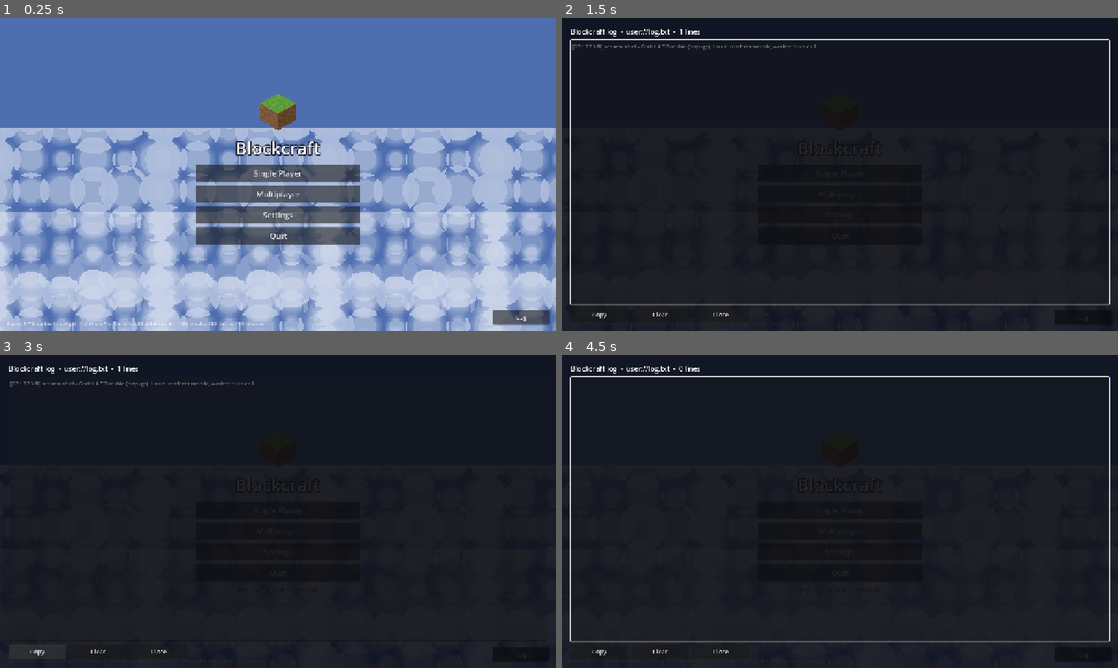
Above: before the commit, frames 1-4 (two rows, left to right).
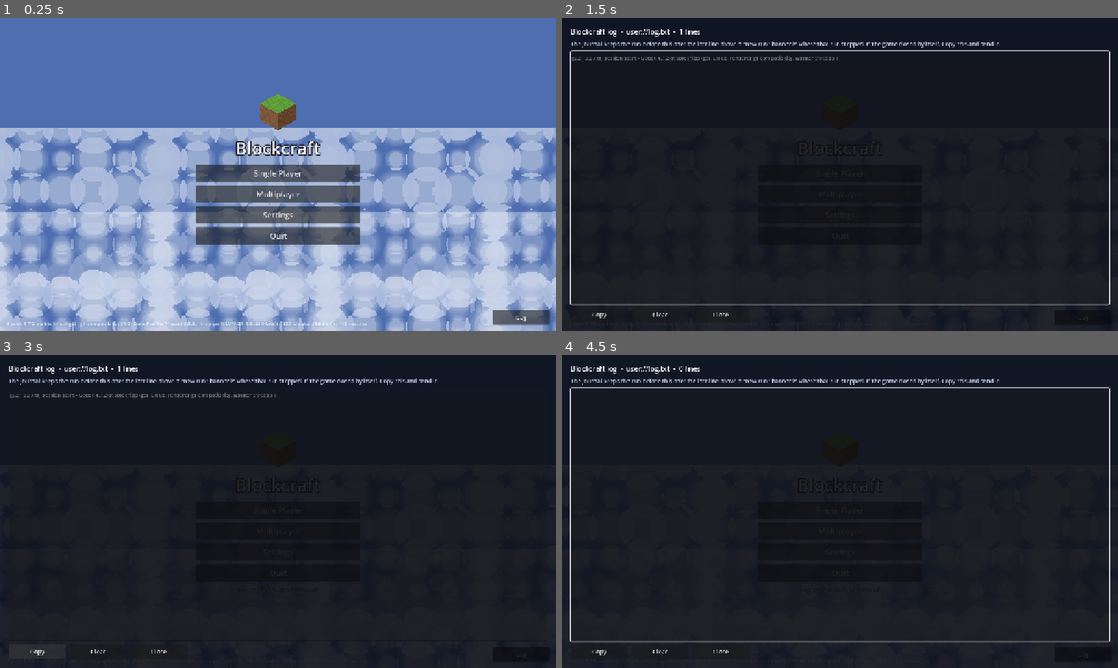
Above: after the commit, the same moments.

Repository: anrandaniel2/Minecraft
Game: Godot game, scene res://scenes/main_menu.tscn
Two runs of this game, one before a commit and one after it. Both use one fixed random seed, a clock stepped at 60 frames per second and the inputs below.
Inputs:
- Up to frame 1 (0.25 s): no input
- Up to frame 2 (1.5 s): click "Log" at 0.5 s; click "Single Player" at 1.25 s
- Up to frame 3 (3 s): click "Single Player" at 2 s; click "Copy" at 2.75 s
- Up to frame 4 (4.5 s): click "Clear" at 3.5 s; click "Multiplayer" at 4.25 s

The runs differ from the first frame. In frame 1, 0.2% of the frame differs, in the area x 14-66%, y 96-99%; in frame 2, 1.9%, in the area x 1-99%, y 6-14%; in frame 3, 1.0%; in frame 4, 1.4%.

Commit message:
Ship the OpenGL backend, and boot a packaged world the way a player does
The crash on the phone cannot be reproduced here, so this takes away the driver
that can be blamed for it and makes the next report readable.

* The build is the Compatibility renderer (OpenGL ES 3) now, not "mobile"
  (Vulkan). A phone whose Vulkan driver cannot create a device never draws a
  frame - from the launcher's point of view the app blinks and closes - and the
  engine has nothing left to fall back to once the project itself asked for
  Vulkan. OpenGL ES 3 has been required on Android since API 24, every driver
  implements it, and nothing this game draws needs more: chunk meshes, the atlas
  shaders, the unshaded sky dome and the particles all work here, and SDFGI,
  SSAO, screen-space reflections and volumetric fog are switched off anyway.
  Going back is one line in project.godot. As a side effect the APK no longer
  needs Vulkan in its manifest and its minimum SDK drops back to 24.
* The menu prints the renderer, the driver and the GPU it came up on, so a
  screenshot of the main menu answers the question a phone otherwise cannot.
* The journal marks the seam between runs. Android kills a process without
  letting it say goodbye, so the journal does not claim a run ended badly - it
  just makes the boundary obvious: the last line above the banner is where the
  previous run stopped. The log viewer says so next to the Copy button.
* The export smoke test could never actually reach a world: an exported binary
  refuses a scene path on the command line ("this Godot binary was compiled
  without support for path overrides"), so the packaged run aborted before the
  game started and only ever proved that the main menu boots. It now asks the
  menu for a world with `-- --blockcraft-world=new`, which goes through exactly
  the calls the Create World button uses - the path that crashed on the phone -
  and then asserts `step: world ready`.
* The APK is checked for the renderer its packed settings ask for, and every CI
  boot failure prints the tail of its log instead of "exit code 1" with nothing
  behind it.

Co-authored-by: arena-agent <297053741+arena-agent@users.noreply.github.com>

Diff:
--- a/project.godot
+++ b/project.godot
@@ -46,14 +46,21 @@
 
 [rendering]
 
-; The "mobile" renderer (Vulkan) everywhere, which is what a phone wants.
+; Compatibility renderer (OpenGL ES 3 on Android) everywhere.
 ;
-; Android only: if the Vulkan device cannot be created, this lets the
-; DisplayServer fall back to OpenGL 3 instead of aborting the process. It is the
-; engine default; it is written out here so nobody removes the safety net.
-renderer/rendering_method="mobile"
-renderer/rendering_method.mobile="mobile"
-rendering_device/fallback_to_opengl3=true
+; It is the backend with the widest driver support in the engine and the only
+; one that needs no Vulkan driver on the device at all, which is what this game
+; has to survive on: a phone that is not ours, with a driver that may be years
+; old or half-implemented. Everything the game draws is supported here (chunk
+; meshes, the atlas shaders, the unshaded sky dome and particles); the features
+; it cannot do - SDFGI, SSAO, screen-space reflections, volumetric fog, compute
+; - are all switched off anyway.
+;
+; To go back to Vulkan, set both lines below to "mobile". Whichever one is
+; active is printed at boot ("Blockcraft: renderer=... workers=... - menu
+; ready") and under the main menu title, so a phone screenshot says which.
+renderer/rendering_method="gl_compatibility"
+renderer/rendering_method.mobile="gl_compatibility"
 ; Android needs ETC2/ASTC; desktop keeps its smaller formats.
 textures/vram_compression/import_etc2_astc=true
 textures/canvas_textures/default_texture_filter=0
--- a/scripts/core/game_log.gd
+++ b/scripts/core/game_log.gd
@@ -14,6 +14,12 @@
 const PATH: String = "user://log.txt"
 const MAX_BYTES: int = 128 * 1024
 const MAX_LINES: int = 400
+
+## Written between the carried-over lines and this run's first line. Android
+## kills a process without giving it a chance to say goodbye, so the journal
+## never claims a run ended badly - it just marks the seam, because the line
+## directly above this banner is where the previous run stopped.
+const RUN_BANNER: String = "--- new run (everything above this line is the run before it) ---"
 
 var _lines: PackedStringArray = PackedStringArray()
 var _file: FileAccess
@@ -45,6 +51,8 @@
 	if previous.size() > MAX_LINES:
 		previous = previous.slice(previous.size() - MAX_LINES)
 	_lines = previous
+	if _lines.size() > 0:
+		_lines.append(RUN_BANNER)
 	for line in _lines:
 		_file.store_line(line)
 	_file.flush()
--- a/scripts/core/main_menu.gd
+++ b/scripts/core/main_menu.gd
@@ -48,18 +48,73 @@
 	# the same line because a pool with no threads freezes a phone hard enough
 	# for Android to kill the game (see threading/worker_pool/max_threads).
 	print("Blockcraft: renderer=%s workers=%d - menu ready" % [
-		renderer_label(), GameLog.worker_thread_count()])
-
-
-## The rendering backend and GPU this build actually came up on. Phones have no
-## console, so the menu shows it: it is the quickest way to tell which driver a
-## device picked when something looks or behaves wrong.
+		renderer_method(), GameLog.worker_thread_count()])
+	print("Blockcraft: display %s | os %s %s" % [
+		renderer_label(), OS.get_name(), OS.get_version()])
+	_handle_launch_args()
+
+
+## Which backend the packed settings ask for. Kept separate from
+## [method renderer_label] because this is the string the export smoke test
+## greps for, and a raw "gl_compatibility" is much easier to assert on than a
+## sentence with a driver version in it.
+static func renderer_method() -> String:
+	return str(ProjectSettings.get_setting("rendering/renderer/rendering_method", "?"))
+
+
+## The rendering backend, the driver behind it and the GPU this build actually
+## came up on. Phones have no console, so the menu shows it: it is the quickest
+## way to tell which driver a device picked when something looks or behaves
+## wrong.
 static func renderer_label() -> String:
-	var method: String = str(ProjectSettings.get_setting("rendering/renderer/rendering_method", "?"))
-	var version: String = RenderingServer.get_video_adapter_api_version()
-	if version.is_empty():
+	var method: String = renderer_method()
+	var parts := PackedStringArray()
+	var api: String = RenderingServer.get_video_adapter_api_version()
+	var gpu: String = RenderingServer.get_video_adapter_name()
+	if not api.is_empty():
+		parts.append(api)
+	if not gpu.is_empty():
+		parts.append(gpu)
+	if parts.is_empty():
 		return method
-	return "%s (%s)" % [version, method]
+	return "%s (%s)" % [method, ", ".join(parts)]
+
+
+## Command line requests, so a packaged build can be driven without a human.
+##
+## Exported release templates are compiled without command line path overrides,
+## so an exported game refuses a scene path as an argument ("Scene path was
+## specified on the command line, but this Godot binary was compiled without
+## support for path overrides"). The export smoke test therefore asks for a
+## world the way a player would, through this menu:
+##
+##     blockcraft.x86_64 --headless --quit-after 900 -- --blockcraft-world=new
+##
+## `new` creates a world and opens it; `first` opens the most recently played
+## one. Both go through exactly the same calls the buttons use, so a packaged
+## world boot is exercised and not a shortcut around it.
+func _handle_launch_args() -> void:
+	var request: String = ""
+	for arg in OS.get_cmdline_user_args():
+		if arg.begins_with("--blockcraft-world="):
+			request = arg.substr("--blockcraft-world=".length()).strip_edges().to_lower()
+	if request.is_empty():
+		return
+	GameLog.step("menu: launch request '%s'" % request)
+	var meta: Dictionary = {}
+	var is_new: bool = request == "new"
+	if is_new:
+		meta = SaveManager.create_world("CI World", SaveManager.random_seed(), "survival",
+			{"day_time": 0.32, "weather": "clear"})
+	else:
+		var worlds: Array = SaveManager.list_worlds()
+		if worlds.is_empty():
+			meta = SaveManager.create_world("CI World", SaveManager.random_seed(), "survival",
+				{"day_time": 0.32, "weather": "clear"})
+			is_new = true
+		else:
+			meta = worlds[0]
+	call_deferred("_start_world", meta, is_new)
 
 
 func _build_background() -> void:
@@ -215,6 +270,15 @@
 	title.text = "Blockcraft log  -  %s  -  %d lines" % [GameLog.PATH, GameLog.line_count()]
 	title.add_theme_font_size_override("font_size", 16)
 	box.add_child(title)
+
+	var hint := Label.new()
+	hint.text = ("The journal keeps the run before this one: the last line above a "
+		+ "\"new run\" banner is where that run stopped. If the game closed by itself, "
+		+ "Copy this and send it.")
+	hint.add_theme_font_size_override("font_size", 13)
+	hint.add_theme_color_override("font_color", Color(0.75, 0.8, 0.88))
+	hint.autowrap_mode = TextServer.AUTOWRAP_WORD_SMART
+	box.add_child(hint)
 
 	var view := TextEdit.new()
 	view.name = "Text"
--- a/tests/smoke_test.gd
+++ b/tests/smoke_test.gd
@@ -193,7 +193,10 @@
 ## The settings a build can get wrong without any script ever failing: a worker
 ## pool with no threads (threading/worker_pool/max_threads = 0) runs every chunk
 ## generation, mesh and shader compilation on the main thread, which froze the
-## game on a phone until Android killed it as "not responding".
+## game on a phone until Android killed it as "not responding"; a Vulkan-only
+## renderer on a phone with a half-implemented Vulkan driver; and .json files
+## left out of the pack, because "export all resources" does not classify them
+## as resources.
 func _test_startup_config() -> void:
 	print("- startup configuration")
 	var requested: int = int(ProjectSettings.get_setting("threading/worker_pool/max_threads", -1))
@@ -202,10 +205,23 @@
 	check(log_script != null, "the log helper loads")
 	if log_script != null:
 		check(log_script.worker_thread_count() > 0, "the worker pool really has threads")
+	var method: String = str(ProjectSettings.get_setting("rendering/renderer/rendering_method", ""))
 	var mobile_method: String = str(ProjectSettings.get_setting("rendering/renderer/rendering_method.mobile", ""))
-	var fallback: bool = bool(ProjectSettings.get_setting("rendering/rendering_device/fallback_to_opengl3", false))
-	check(mobile_method != "" and fallback,
-		"the Android build overrides the renderer and can fall back to OpenGL")
+	check(method == "gl_compatibility" and mobile_method == "gl_compatibility",
+		"both renderer overrides are gl_compatibility, so no Vulkan driver is needed")
+	var presets := ConfigFile.new()
+	var preset_error: Error = presets.load("res://export_presets.cfg")
+	check(preset_error == OK, "the export presets can be read")
+	if preset_error == OK:
+		var missing := PackedStringArray()
+		for index in range(8):
+			var section := "preset.%d" % index
+			if not presets.has_section(section):
+				continue
+			if not str(presets.get_value(section, "include_filter", "")).contains("json"):
+				missing.append(str(presets.get_value(section, "name", section)))
+		check(missing.is_empty(),
+			"every export preset packs the .json manifests (missing: %s)" % ", ".join(missing))
 
 
 func check(condition: bool, label: String) -> void:
Not shown, changed: .github/workflows/android.yml
Not shown, changed: .github/workflows/checks.yml
Not shown, changed: README.md
